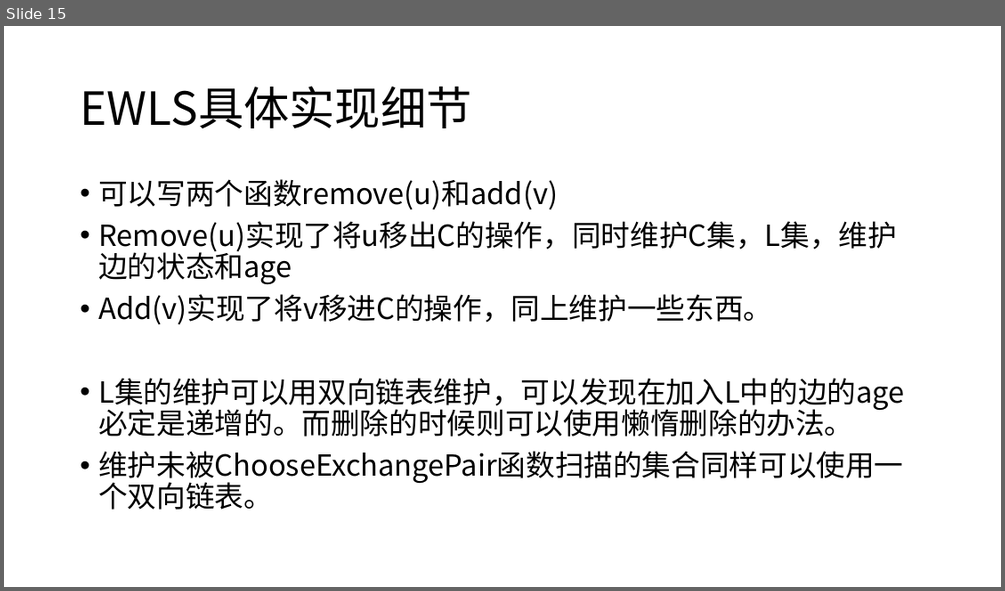
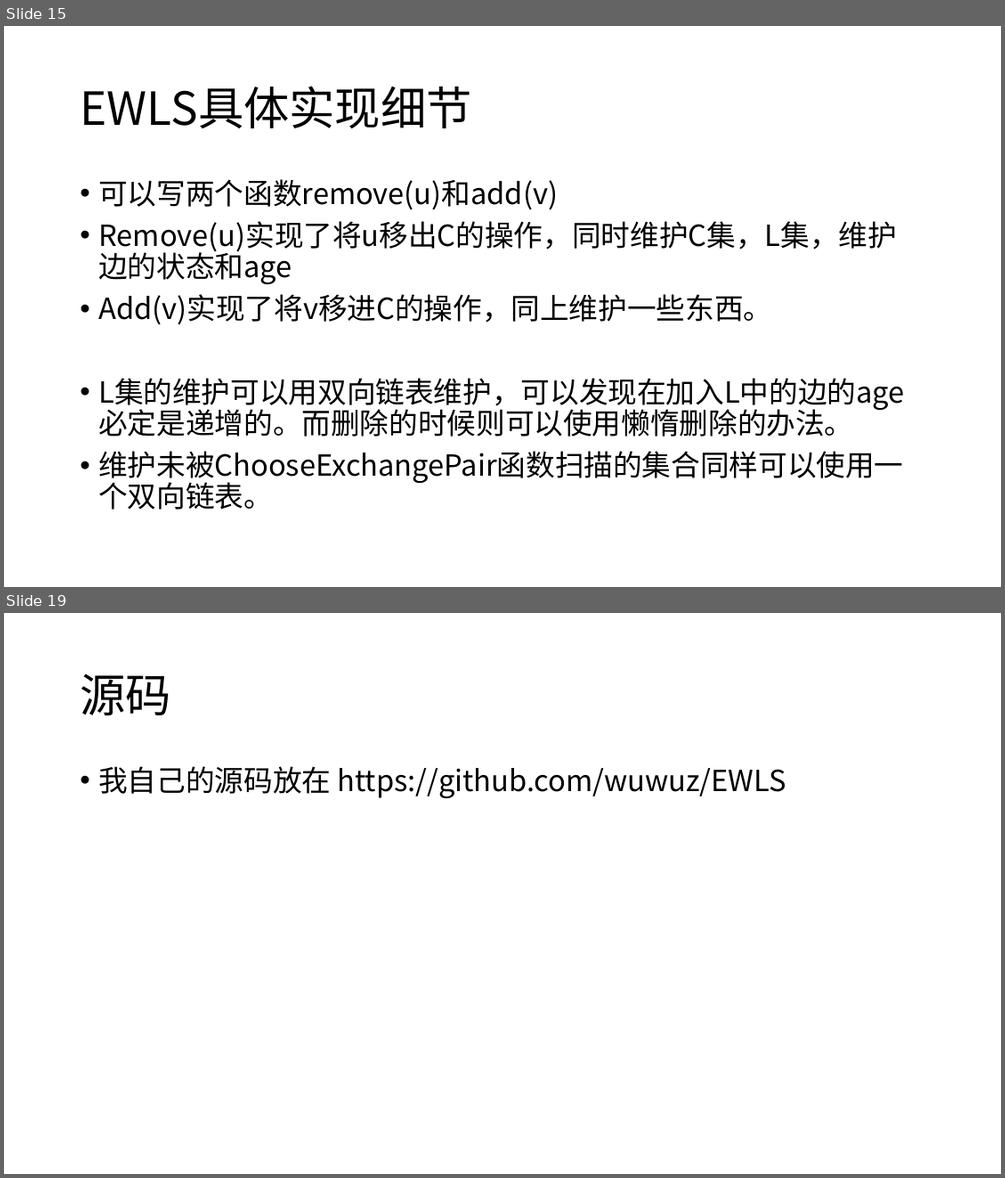
Before and after one commit to wuwuz/EWLS, a slide deck: repo.pptx. Shown one above the other, each under a label of ours: slide 15 before the commit, slides 15 and 19 after it; the slides between them are not shown. The pictures are 1005x591 and 1005x1178 pixels, drawn with LibreOffice and Linux fonts; fonts in the diff are those of the drawing. Boxes give left, top, right and bottom in pixels: in the first picture for what was removed or moved away, otherwise in the second. Text is boxed around its words. In the diff, an @@ line names an element or a change of style, - is before the commit and + after.

```diff
--- a/repo.pptx
+++ b/repo.pptx
@@ slide 19 added at (x1=4, y1=613, x2=1001, y2=1174), background #FFFFFF @@
@@ title added at (x1=80, y1=674, x2=171, y2=715), 44 pt, text #000000 @@
+源码
@@ text added at (x1=98, y1=766, x2=786, y2=798), 28 pt, text #000000 @@
+• 我自己的源码放在 https://github.com/wuwuz/EWLS
```
Also in this commit, not shown: 3 slides changed, 2 other files.
